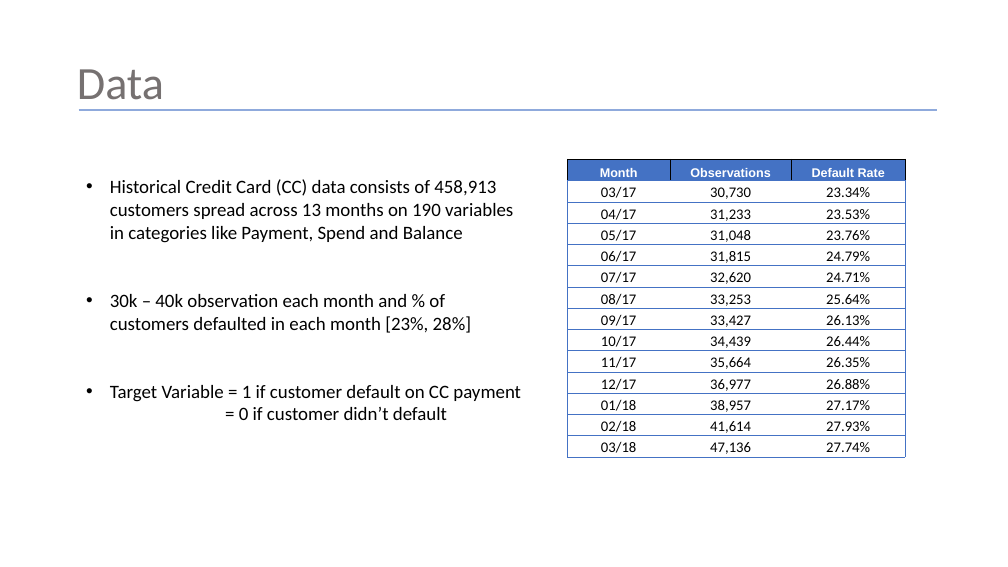
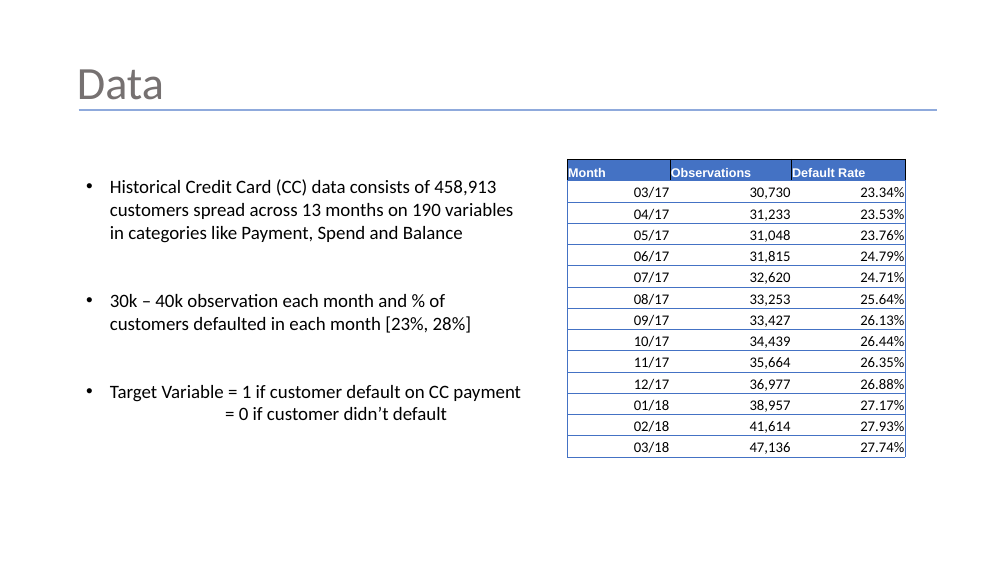
Before and after one commit to Shritej24c/Credit-Default-Pred, a slide deck: slide 3 of Credit Default Risk.pptx. Drawn at 1008x567 pixels with LibreOffice and Linux fonts; fonts in the diff are those of the drawing. Boxes give left, top, right and bottom in pixels: in the first picture for what was removed or moved away, otherwise in the second. Text is boxed around its words. In the diff, an @@ line names an element or a change of style, - is before the commit and + after.

```diff
--- a/Credit Default Risk.pptx
+++ b/Credit Default Risk.pptx
@@ table at [567,160,905,458] @@
@@ alignment centre to left @@
@@ alignment centre to right @@
```
Also in this commit, not shown: 8 other slides changed.
